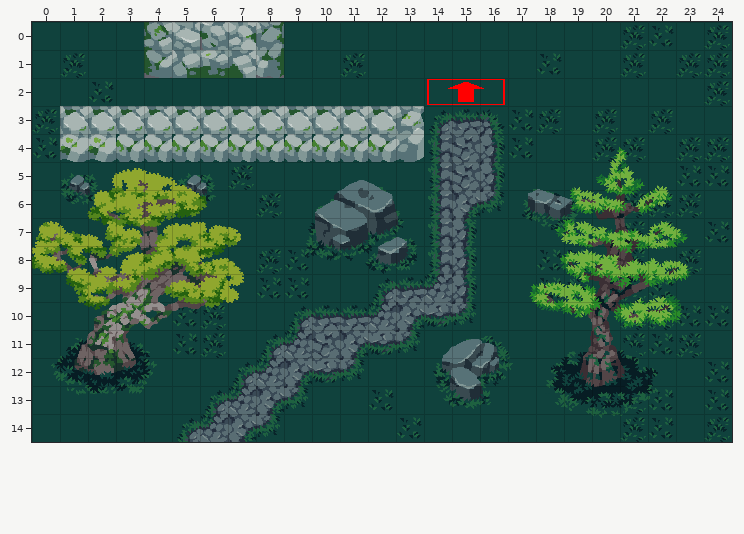
A Tiled map (JSON) gets an edit: res/world/test-1.tmj. That is the earlier state.
Cells are 32x32 px. Shown: x 0..24, y 0..14.
The result:
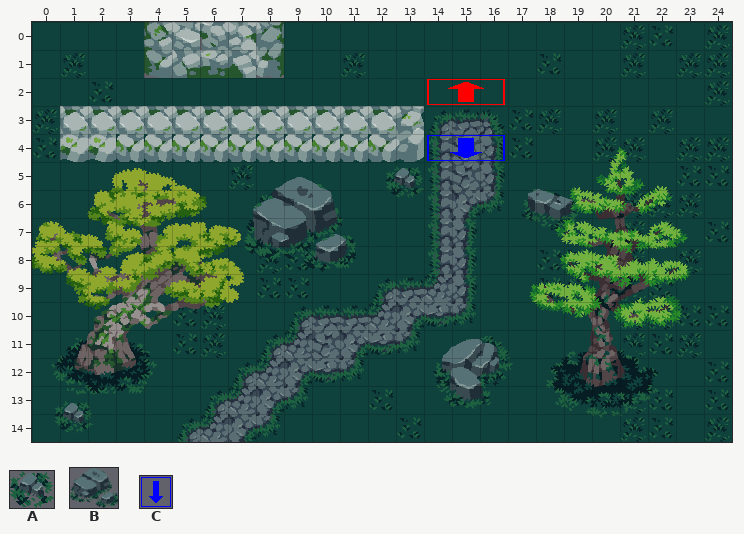
Key: from "entities": A 4 "rock2-idle-south-00", B 6 "rock4-idle-south-00", C 8 "down".
Objects are placed by their top-left corner, in cells (3,4 is the top-left corner of cell 3,4); size is 1x1 cell unless given.
What changed:
Layer "layer-1-entities":
changed: A "rock2-idle-south-00" at 1,5.4 size 1.4x1.2 -> A "rock2-idle-south-00" at 12.6,5.2 size 1.4x1.2
changed: B "rock4-idle-south-00" at 9.8,5.7 size 4x3.3 -> B "rock4-idle-south-00" at 7.6,5.6 size 4x3.3
changed: A "rock2-idle-south-00" at 5.2,5.4 size 1.4x1.2 -> A "rock2-idle-south-00" at 0.8,13.6 size 1.4x1.2
Layer "layer-2-entities" (now shown):
added: C "down" at 14,4 size 3x1
added: B "rock4-idle-south-00" at 7.6,5.6 size 4x3.3
